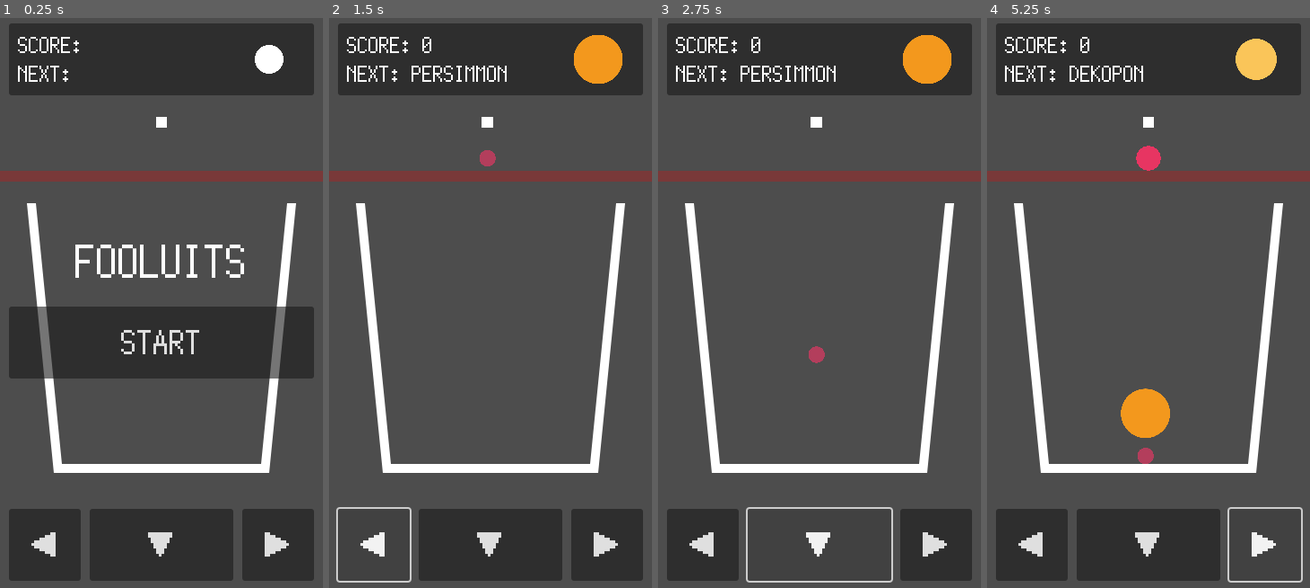
Above: before the commit, frames 1-4 (left to right).
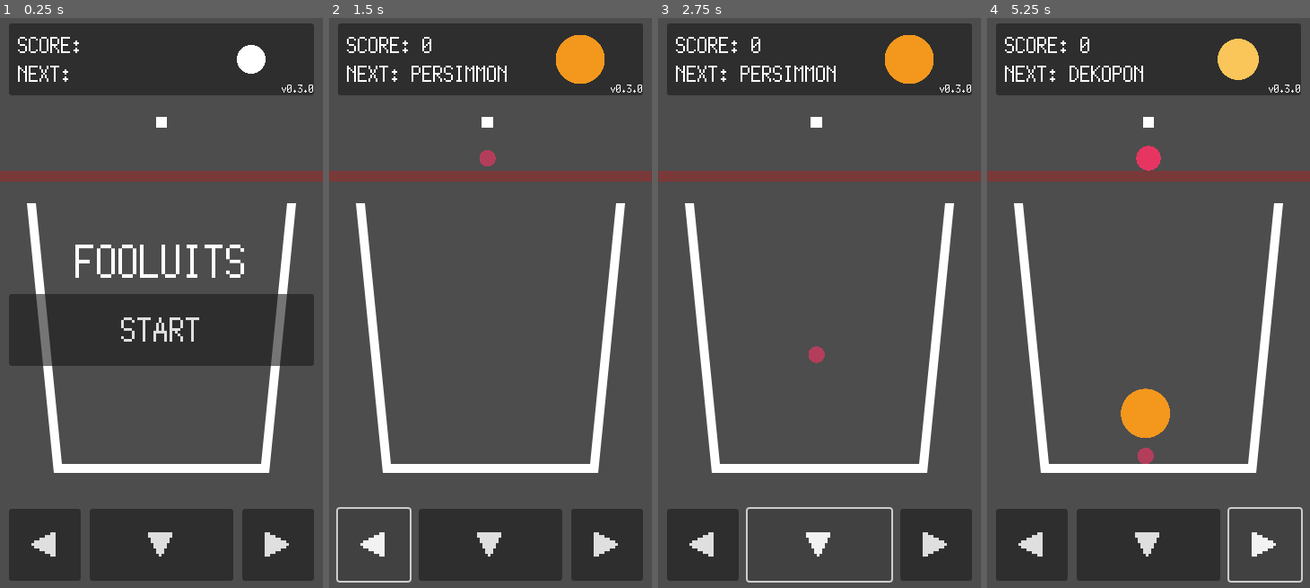
Above: after the commit, the same moments.

Repository: kamikoloss/fruits-puzzle
Game: Godot game, scene res://scenes/main.tscn
Two runs of this game, one before a commit and one after it. Both use one fixed random seed, a clock stepped at 60 frames per second and the inputs below.
Inputs:
- Up to frame 1 (0.25 s): no input
- Up to frame 2 (1.5 s): click "START" at 0.5 s; click "◀" at 1.25 s
- Up to frame 3 (2.75 s): click "▼" at 2 s
- Up to frame 4 (5.25 s): click "▶" at 2.75 s; click "◀" at 3.5 s; click "▼" at 4.25 s; click "▶" at 5 s

The runs differ from the first frame. In frame 1, 5.2% of the frame differs, in the area x 2-98%, y 4-64%; in frame 2, 1.0%; in frame 3, 1.0%; in frame 4, 0.8%.

Commit message:
バージョンを表示するようにした

Diff:
--- a/scenes/main.tscn
+++ b/scenes/main.tscn
@@ -61,9 +61,18 @@
 fit_content = true
 
 [node name="NextSprite" type="Sprite2D" parent="UI/CanvasLayer/VBoxContainer/Header"]
-position = Vector2(300, 50)
+position = Vector2(280, 50)
 scale = Vector2(0.125, 0.125)
 texture = ExtResource("4_i064j")
+
+[node name="VersionLabel" type="Label" parent="UI/CanvasLayer/VBoxContainer/Header"]
+custom_minimum_size = Vector2(0, 80)
+layout_mode = 2
+theme_override_fonts/font = ExtResource("1_5ec4u")
+theme_override_font_sizes/font_size = 12
+text = "v0.3.0"
+horizontal_alignment = 2
+vertical_alignment = 2
 
 [node name="Body" type="MarginContainer" parent="UI/CanvasLayer/VBoxContainer"]
 layout_mode = 2
@@ -77,7 +86,6 @@
 alignment = 1
 
 [node name="TitleLabel" type="Label" parent="UI/CanvasLayer/VBoxContainer/Body/VBoxContainer"]
-custom_minimum_size = Vector2(0, 80)
 layout_mode = 2
 theme_override_fonts/font = ExtResource("1_5ec4u")
 theme_override_font_sizes/font_size = 48
